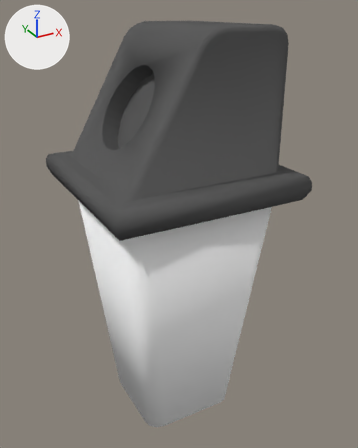
One commit to the Blender file zUMHbies_blender/PapeleraEnvases/PapeleraFinal.blend: the scene before it, then after it.
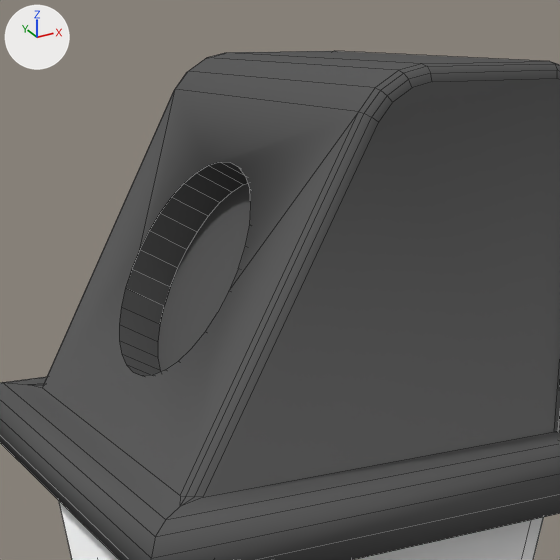
The first picture shows the older version from a 50 mm camera at (-0.431, -0.822, 0.369) aimed at (0.021, -0.002, -0.042). The close-ups show both versions on the part from 15% to 78% of the width and 0% to 50% of the height of that picture; other places that the commit changed are outside them. The axes (+X, +Y, +Z) are drawn at upper left. The lights are the same throughout. The close-ups show mesh edges as thin lines.

Objects in the first close-up: 'Base', 'Tapadera'.
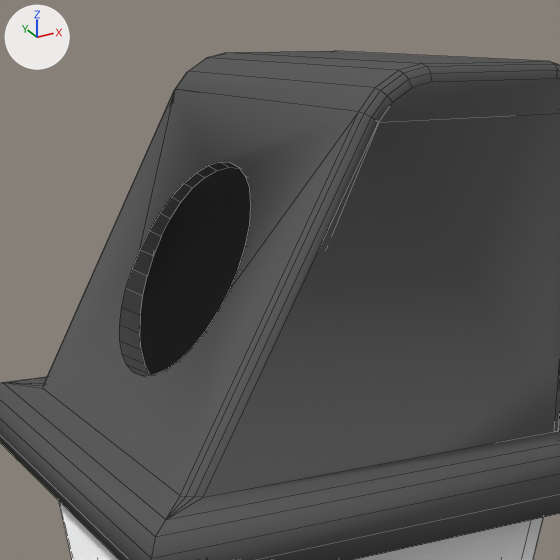
Scene script edits in JSON lines:
```json
{"block": "me_cube_001", "where": "# used by ob_tapadera; location = (0.001, 0.001, 0.241)"}
{"op": "remove", "block": "me_cube_001", "code": "me_cube_001.from_pydata(...)  # 108 vertices, 101 faces; spans x -0.191..0.191, y -0.191..0.191, z -0.2..0.1"}
{"op": "add", "block": "me_cube_001", "code": "me_cube_001.from_pydata(...)  # 104 vertices, 106 faces; spans x -0.191..0.191, y -0.191..0.191, z -0.2..0.1"}
{"block": "me_cube_001", "change": "me_cube_001 part 1"}
{"block": "me_cube_001", "change": "4 vertices are removed from x -0.158..0.157, y -0.158..0.157, z -0.15"}
{"block": "me_cube_001", "change": "16 faces are deleted"}
{"block": "me_cube_001", "change": "21 new faces join them"}
```

Changed parts and their boxes (x1, y1, x2, y2) in the close-ups (560 x 560 px; the box of a moved part takes in the faces that stretch with it):
```json
{"part": 1, "of": "me_cube_001", "change": "moved or reshaped", "before": [2, 377, 560, 520], "after": [2, 115, 560, 520]}
```
